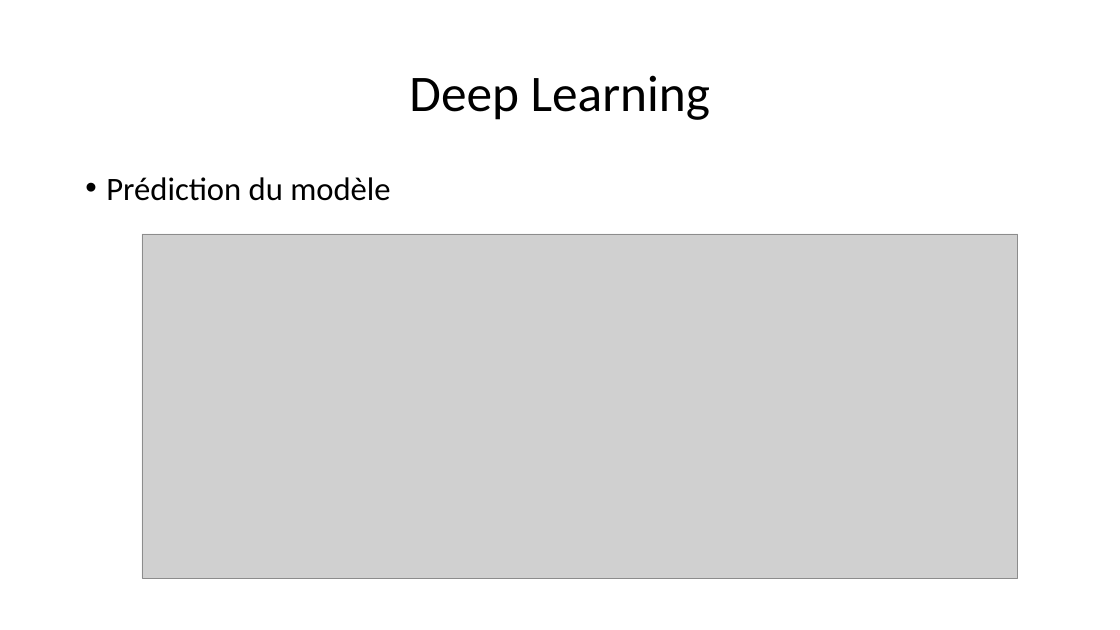
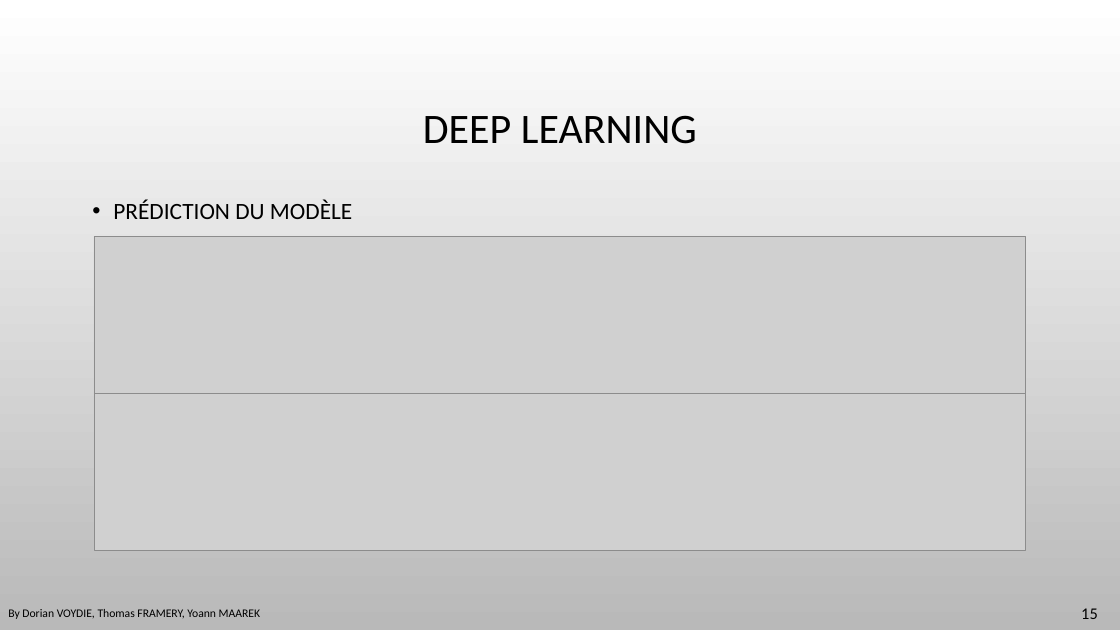
Before and after one commit to DavidBert/DEFI_IA, a slide deck: slide 15 of Presentation.pptx (slide 13 before the commit). Drawn at 1120x630 pixels with LibreOffice and Linux fonts; fonts in the diff are those of the drawing; grey boxes stand for pictures; background and template pictures are left out. Boxes give left, top, right and bottom in pixels: in the first picture for what was removed or moved away, otherwise in the second. Text is boxed around its words. In the diff, an @@ line names an element or a change of style, - is before the commit and + after.

```diff
--- a/Presentation.pptx
+++ b/Presentation.pptx
@@ background #FFFFFF to picture (left out) @@
@@ title at <box>423,115,697,144</box>: text changed; size 44 to 36 pt @@
-Deep Learning
+DEEP LEARNING
@@ text at <box>113,199,352,219</box>: text changed; size 28 to 20 pt @@
-• Prédiction du modèle
+• PRÉDICTION DU MODÈLE
@@ picture added at <box>94,236,1027,393</box> @@
@@ picture removed at <box>142,234,1018,579</box> @@
@@ picture added at <box>94,394,1027,551</box> @@
@@ text added at <box>8,609,260,619</box>, 10 pt, text #000000 @@
+By Dorian VOYDIE, Thomas FRAMERY, Yoann MAAREK
@@ page number added at <box>1081,608,1098,619</box>, 14 pt, text #000000 @@
+15
```
Also in this commit, not shown: 11 other slides changed, 4 slides added, 2 slides removed, 2 other files.
